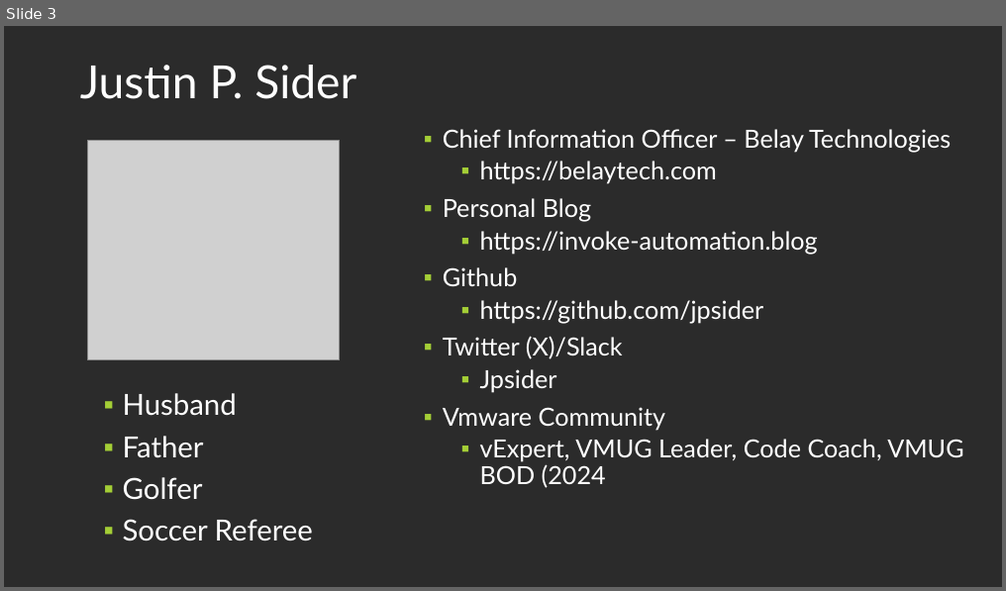
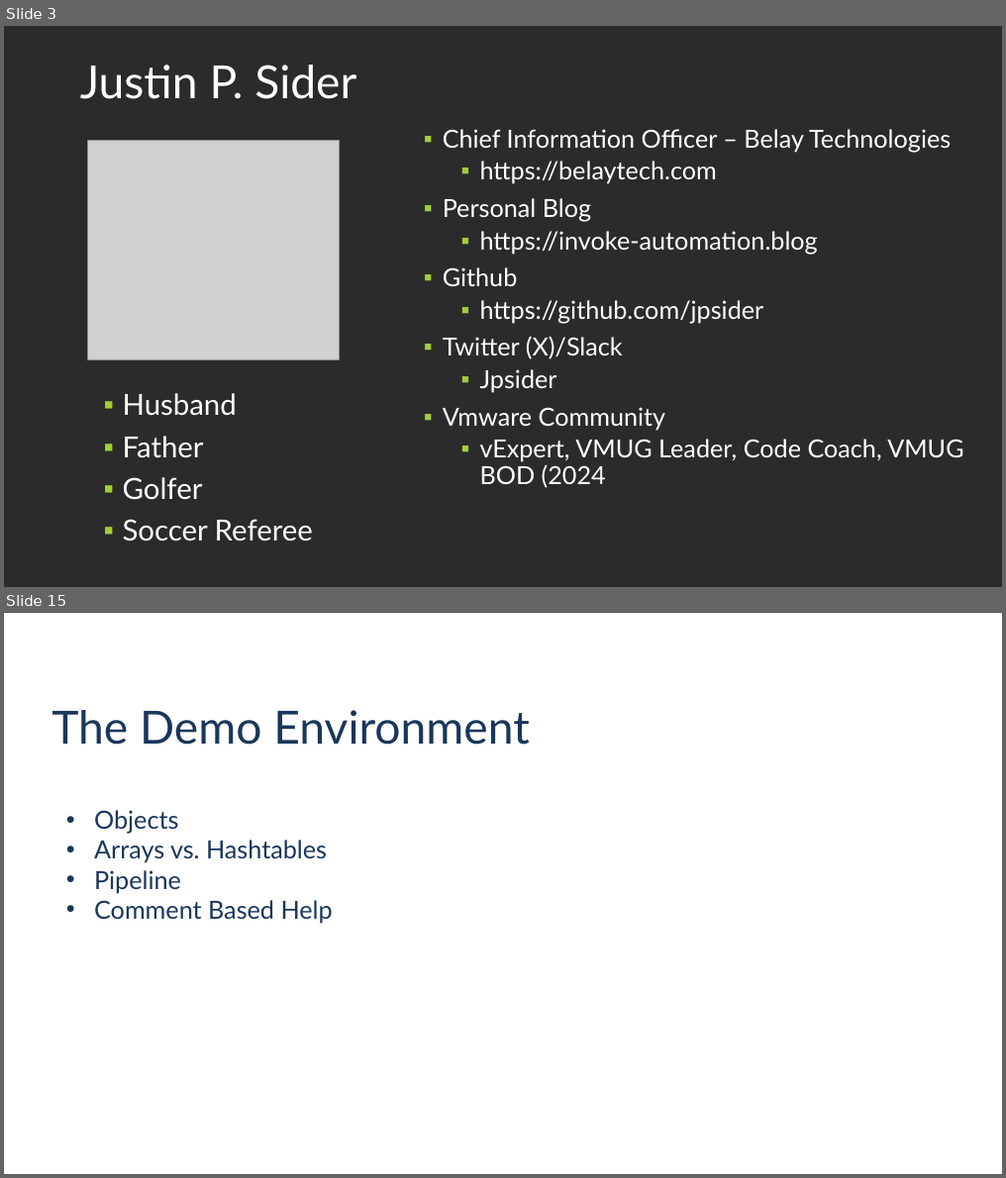
Before and after one commit to jpsider/Invoke-Automation, a slide deck: Powercli/PDX_VMUG_2023/UserCon-PPT-2023.pptx. Shown one above the other, each under a label of ours: slide 3 before the commit, slides 3 and 15 after it; the slides between them are not shown. The pictures are 1006x591 and 1006x1178 pixels, drawn with LibreOffice and Linux fonts; fonts in the diff are those of the drawing; grey boxes stand for pictures; background and template pictures are left out; a plain dark background stands for a picture behind light text. Boxes give left, top, right and bottom in pixels: in the first picture for what was removed or moved away, otherwise in the second. Text is boxed around its words. In the diff, an @@ line names an element or a change of style, - is before the commit and + after.

```diff
--- a/Powercli/PDX_VMUG_2023/UserCon-PPT-2023.pptx
+++ b/Powercli/PDX_VMUG_2023/UserCon-PPT-2023.pptx
@@ slide 15 added at (x1=4, y1=613, x2=1002, y2=1174), background picture (left out) @@
@@ title added at (x1=52, y1=710, x2=529, y2=745), 44 pt, text #1A365C @@
+The Demo Environment
@@ text added at (x1=94, y1=810, x2=333, y2=923), 24 pt, text #1A365C @@
+• Objects
+• Arrays vs. Hashtables
+• Pipeline
+• Comment Based Help
```
Also in this commit, not shown: 1 slide changed, 11 other slides added, 4 slides removed, 1 other file.
